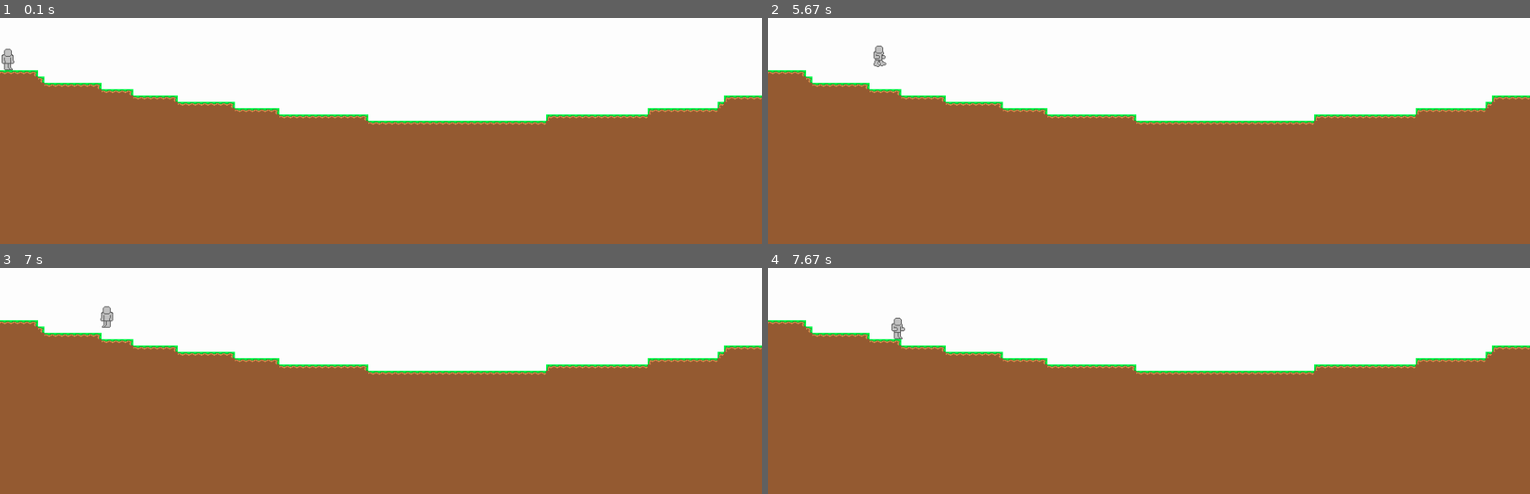
Above: before the commit, frames 1-4 (two rows, left to right).
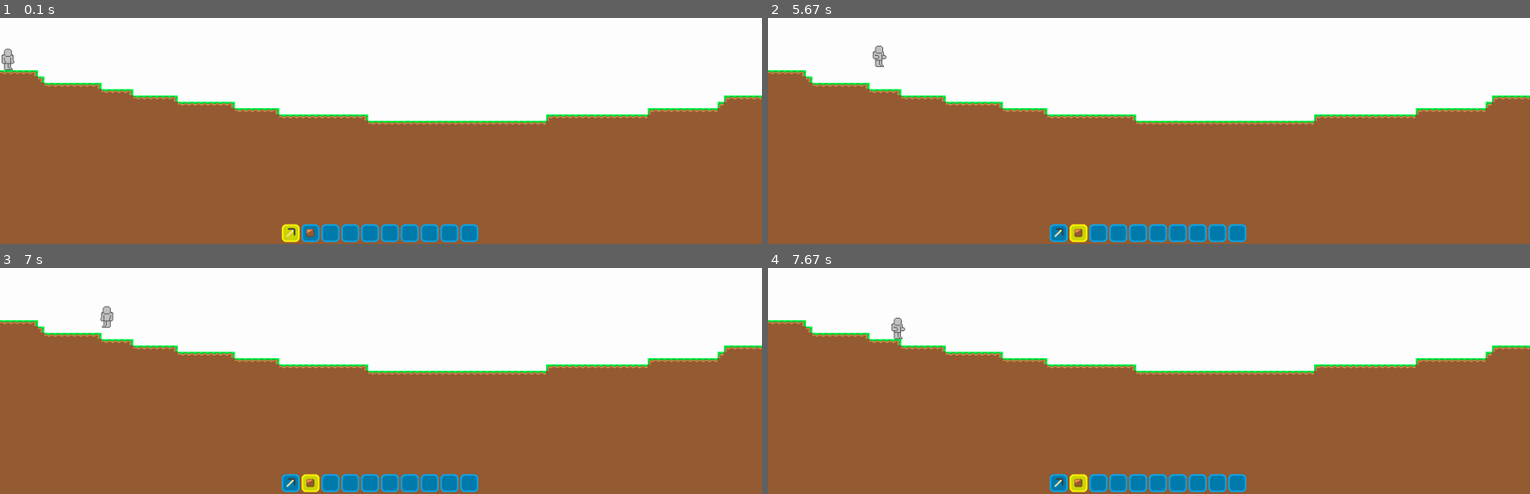
Above: after the commit, the same moments.

Repository: 48panda/pygame-al-game
Game: pygame game, started from main.py
The game is run twice, just before and just after one commit, with the same random seed, the same clock (stepped at 60 frames per second) and the same inputs.
Inputs (mouse positions are in pixels of both pictures, inside the frame that each line leads up to):
- Up to frame 1 (0.1 s): no input
- Up to frame 2 (5.67 s): hold D 0.33-0.8 s; hold W 0.83-1.13 s; hold D 1.17-1.63 s; hold A 1.67-2.2 s; click (1080, 232) at 2.72 s; hold W 3-3.37 s; hold D 3.4-4.03 s; hold A 4.07-4.53 s; hold D 4.57-5.03 s; hold W 5.07-5.37 s; hold D from 5.4 s (still down)
- Up to frame 3 (7 s): release D at 5.87 s; hold A 5.9-6.43 s; hold A 6.47-6.87 s; hold W from 6.9 s (still down)
- Up to frame 4 (7.67 s): release W at 7.27 s; hold D from 7.3 s (still down)

The runs differ from the first frame. In frame 1, 1.9% of the frame differs, in the area x 36-63%, y 91-100%; in frame 2, 1.9%, in the area x 13-63%, y 14-100%; in frame 3, 1.9%; in frame 4, 1.9%.

Commit message:
Mining away in my pygame-al-game world

Diff:
--- /dev/null
+++ b/engine/character.py
@@ -0,0 +1,85 @@
+import pygame
+import karas
+import math
+
+CHARACTER = pygame.image.load("assets/player/template.png")
+
+class placeholderSprite(pygame.sprite.Sprite):
+  def __init__(self, rect):
+    super().__init__()
+    self.rect = rect
+
+class Character(karas.sprite.Sprite):
+  bottomLeftAligned = True
+  spritesheet = True
+  spritewidth = 40
+  spriteheight = 56
+  num_sprites = 3
+  def __init__(self, world, *args, **kwargs):
+    self.world = world
+    super().__init__(*args, **kwargs)
+    self.x = 0
+    self.y = 40
+
+    self.fromSpriteSheet(pygame.transform.scale(CHARACTER, (CHARACTER.get_size()[0]*2, CHARACTER.get_size()[1]*2)))
+    self.vx = 0
+    self.vy = 0
+    self.jump = 0
+    self.flipped = True
+    self.walktimer = 0
+
+  def update(self, *args, **kwargs):
+    super().update(*args, **kwargs)
+    if self.jump > 0:
+      self.vy -= 0.7
+      self.jump -=1
+    new = self.rect
+    self.vy += 0.1
+    new.bottomleft = self.x * 16 - self.world.scrollx, self.y * 16 - self.world.scrolly
+    c = new.centerx
+    new.width = 26
+    new.centerx = c
+    new.left = (self.x + self.vx) * 16 - self.world.scrollx + 7
+    #new.left = max(new.left, 7)
+    if len(new.collidelistall(self.world.rects)) != 0:
+      for coll in new.collidelistall(self.world.rects):
+        block = self.world.rects[coll]
+        if self.vx > 0:
+          new.right = min(new.right, block.left)
+        elif self.vx < 0:
+          new.left = max(new.left, block.right)
+      self.vx = 0
+    new.bottom = (self.y + self.vy) * 16 - self.world.scrolly
+    if len(new.collidelistall(self.world.rects)) != 0:
+      for coll in new.collidelistall(self.world.rects):
+        block = self.world.rects[coll]
+        if self.vy > 0:
+          new.bottom = min(new.bottom, block.top)
+        else:
+          new.top = max(new.top, block.bottom)
+      self.vy = 0
+
+    d = new.center
+    new.width = 40
+    new.center = d
+    self.x = (new.left + self.world.scrollx) / 16
+    self.y = (new.bottom + self.world.scrolly) / 16
+
+
+    self.vx *= 0.7
+    self.vy *= 0.9
+    if abs(self.vx) < 0.01:
+      self.vx = 0
+    self.x = min(len(self.world.level[0]) - 1 - (self.spritewidth / 16), max(0, self.x))
+    self.world.update(self)
+    self.pos = self.x * 16 - self.world.scrollx, self.y * 16 - self.world.scrolly
+    if self.vx == 0:
+      self.setSprite(0, self.flipped)
+    if self.vx != 0:
+      if self.walktimer < 5:
+        self.setSprite(1, self.flipped)
+      else:
+        self.setSprite(2, self.flipped)
+      self.walktimer = (self.walktimer + 1) %10
+  def postupdate(self):
+    self.world.game.zoompos = self.rect.center
--- /dev/null
+++ b/engine/inventory.py
@@ -0,0 +1,45 @@
+import pygame
+import engine.items
+
+SLOT_SIZE = 45
+PADDED_SLOT_SIZE = 50
+SLOT_POSITIONS = [(1920//2-(5-i)*PADDED_SLOT_SIZE,1080-PADDED_SLOT_SIZE) for i in range(10)]
+SLOT_POSITIONS_CENTER = [(1920//2-(5-i)*PADDED_SLOT_SIZE + SLOT_SIZE/2,1080-PADDED_SLOT_SIZE + SLOT_SIZE/2) for i in range(10)]
+SLOT_RECTS = [pygame.Rect(pos[0], pos[1], SLOT_SIZE, SLOT_SIZE) for pos in SLOT_POSITIONS]
+
+SLOT = pygame.image.load("assets/gui/slot.png")
+SELECTED = pygame.image.load("assets/gui/selectedslot.png")
+
+class Inventory:
+  def __init__(self, items, player, game):
+    self.items = items + [0 for _ in range(10-len(items))]
+    self.player = player
+    self.game = game
+    self.hotbar_sprites = [engine.items.Item(SLOT_POSITIONS_CENTER[i]) for i in range(10)]
+    self.hotbar_group = pygame.sprite.Group(self.hotbar_sprites)
+    self.selected = 0
+    for i in self.hotbar_sprites:
+      i.setSprite(0)
+      i.update()
+  def get_slot(self, slot):
+    return self.items[slot]
+  def render(self):
+    for i, pos in enumerate(SLOT_POSITIONS):
+      if i == self.selected:
+        self.game.nozoom.blit(SELECTED, pos)
+      else:
+        self.game.nozoom.blit(SLOT, pos)
+    self.hotbar_group.draw(self.game.nozoom)
+  def update(self):
+    for i in range(10):
+      self.hotbar_sprites[i].setSprite(self.items[i])
+    self.hotbar_group.update()
+  def event(self, event):
+    if event.type == pygame.MOUSEBUTTONDOWN:
+      if event.button == 1:
+        for i, r in enumerate(SLOT_RECTS):
+          if r.collidepoint(event.pos):
+            self.selected = i
+            return True
+  def get_selected(self):
+    return self.items[self.selected]
--- /dev/null
+++ b/engine/items.py
@@ -0,0 +1,18 @@
+import karas
+import pygame
+
+ITEMS_IMG = pygame.image.load("assets/items/items.png")
+
+DIRT = 1
+WOODEN_PICKAXE = 2
+
+PICKAXES = [WOODEN_PICKAXE]
+
+class Item(karas.sprite.Sprite):
+  spritesheet = True
+  spritewidth = 32
+  spriteheight = 32
+  num_sprites = 3
+  def init(self, pos):
+    self.pos = pos
+    self.fromSpriteSheet(pygame.transform.scale(ITEMS_IMG, (ITEMS_IMG.get_size()[0]*2, ITEMS_IMG.get_size()[1]*2)))
--- a/engine/player.py
+++ b/engine/player.py
@@ -1,100 +1,15 @@
-import pygame
-import karas
-import math
+import engine.character
+import engine.inventory
+import engine.items
 
-PLAYER = pygame.image.load("assets/player/template.png")
-
-class placeholderSprite(pygame.sprite.Sprite):
-  def __init__(self, rect):
-    super().__init__()
-    self.rect = rect
-
-class Player(karas.sprite.Sprite):
-  bottomLeftAligned = True
-  spritesheet = True
-  spritewidth = 40
-  spriteheight = 56
-  num_sprites = 3
-  def init(self, world):
-
-    self.world = world
-    self.x = 0
-    self.y = 40
-
-    self.fromSpriteSheet(pygame.transform.scale(PLAYER, (PLAYER.get_size()[0]*2, PLAYER.get_size()[1]*2)))
-    self.vx = 0
-    self.vy = 0
-    self.jump = 0
-    self.flipped = True
-    self.walktimer = 0
-  #def getDirection(self, c, block):
-  #  changex = c[0] - self.rect.center[0]
-  #  changey = c[1] - self.rect.center[1]
-  #  if changey == 0:
-  #    if changex > 0:
-  #      return "+x"
-  #    return "-x"
-  #  if changex == 0:
-  #    if changey > 0:
-  #      return "+y"
-  #    return "-y"
-  #  if changex > 0:
-  #    if changey > 0:
-
-
-
-
-  def onupdate(self):
-    if self.jump > 0:
-      self.vy -= 0.7
-      self.jump -=1
-    new = self.rect
-    self.vy += 0.1
-    new.bottomleft = self.x * 16 - self.world.scrollx, self.y * 16 - self.world.scrolly
-    c = new.centerx
-    new.width = 26
-    new.centerx = c
-    new.left = (self.x + self.vx) * 16 - self.world.scrollx + 7
-    #new.left = max(new.left, 7)
-    if len(new.collidelistall(self.world.rects)) != 0:
-      for coll in new.collidelistall(self.world.rects):
-        block = self.world.rects[coll]
-        if self.vx > 0:
-          new.right = min(new.right, block.left)
-        elif self.vx < 0:
-          new.left = max(new.left, block.right)
-      self.vx = 0
-    new.bottom = (self.y + self.vy) * 16 - self.world.scrolly
-    if len(new.collidelistall(self.world.rects)) != 0:
-      for coll in new.collidelistall(self.world.rects):
-        block = self.world.rects[coll]
-        if self.vy > 0:
-          new.bottom = min(new.bottom, block.top)
-        else:
-          new.top = max(new.top, block.bottom)
-      self.vy = 0
-
-    d = new.center
-    new.width = 40
-    new.center = d
-    self.x = (new.left + self.world.scrollx) / 16
-    self.y = (new.bottom + self.world.scrolly) / 16
-
-
-    self.vx *= 0.7
-    self.vy *= 0.9
-    if abs(self.vx) < 0.01:
-      self.vx = 0
-    self.x = min(len(self.world.level[0]) - 1 - (self.spritewidth / 16), max(0, self.x))
-    self.world.update(self)
-    self.pos = self.x * 16 - self.world.scrollx, self.y * 16 - self.world.scrolly
-    if self.vx == 0:
-      self.setSprite(0, self.flipped)
-    if self.vx != 0:
-      if self.walktimer < 5:
-        self.setSprite(1, self.flipped)
-      else:
-        self.setSprite(2, self.flipped)
-      self.walktimer = (self.walktimer + 1) %10
-  def postupdate(self):
-    self.world.game.zoompos = self.rect.center
+class Player(engine.character.Character):
+  def init(self):
+    self.inventory = engine.inventory.Inventory([engine.items.WOODEN_PICKAXE, engine.items.DIRT], self, self.world.game)
+  def render(self):
+    self.inventory.render()
+  def update(self):
+    super().update()
+    self.inventory.update()
+  def event(self, event):
+    if self.inventory.event(event): return True
+    return False
--- a/engine/world.py
+++ b/engine/world.py
@@ -42,6 +42,9 @@
     pygame.quit()
     im.show()
 
+  def assign_player(self, player):
+    self.player = player
+
   def render(self):
     self.rects = []
     tile_x = self.scrollx//16
@@ -49,7 +52,6 @@
     offset_x = -(self.scrollx%16)
     offset_y = -(self.scrolly%16)
     mouseScaledDown = self.game.unzoompoint(*pygame.mouse.get_pos())
-    print(pygame.mouse.get_pos(), mouseScaledDown, self.game.zoomamount, self.game.actualzoom)
     for x in range(121):
       if x + tile_x < 0:
         continue
@@ -83,3 +85,19 @@
     self.scrollx = -960 + int(player.x * 16)
     self.scrollx = max(0, self.scrollx)
     self.scrollx = min((len(self.level[0]) - 1) * 16 - 1920, self.scrollx)
+
+  def event(self, event):
+    if event.type == pygame.MOUSEBUTTONDOWN:
+      if event.button == 1:
+        tile_x = self.scrollx//16
+        tile_y = self.scrolly//16
+        offset_x = -(self.scrollx%16)
+        offset_y = -(self.scrolly%16)
+        blockx, blocky = self.game.unzoompoint(*event.pos)
+        clickx = int((blockx - offset_x) // 16 + tile_x)
+        clicky = int((blocky - offset_y) // 16 + tile_y)
+        if self.player.inventory.get_selected() in engine.items.PICKAXES:
+          print(clickx, clicky)
+          self.level[clicky][clickx] = 0
+        if self.player.inventory.get_selected() == engine.items.DIRT:
+          self.level[clicky][clickx] = 1
--- a/karas/game.py
+++ b/karas/game.py
@@ -20,7 +20,6 @@
     self.zoompos = (1920//2, 1080//2)
     self.zoomamount = 1
     self.actualzoom = (0,0)
-    print("START")
 
   def triggerevent(self, event, *args, **kwargs):
     if not event in self.keybinds:
@@ -82,7 +81,7 @@
       area.right = 1920*self.zoomamount
     self.actualzoom = area.topleft
     self.game.blit(zoomed, (0,0), area=area)
-    #self.game.blit(self.nozoom, (0,0))
+    self.game.blit(self.nozoom, (0,0))
     pygame.display.update()
 
   def unzoompoint(self, x, y):
--- a/karas/sprite.py
+++ b/karas/sprite.py
@@ -16,6 +16,8 @@
     self.hoverim = pygame.Surface([self.width, self.height])
     self.pos = 0, 0
     self.init(*args, **kwargs)
+    if self.spritesheet:
+      self.flipped = False
 
   def fromSpriteSheet(self, sheet):
     sprites = []
@@ -27,13 +29,15 @@
     self.flippedsprites = [pygame.transform.flip(i, True, False) for i in sprites]
 
   def setSprite(self, num, flipped = False):
+    print(num, self)
     if not flipped:
       self.im = self.sprites[num]
     else:
       self.im = self.flippedsprites[num]
   def postupdate(self):
     pass
-
+  def init(self):
+    pass
 
   def update(self, *args, **kwargs):
     self.rect = self.im.get_rect()
--- a/menu.py
+++ b/menu.py
@@ -13,6 +13,7 @@
   x = 0
 
   player = engine.player.Player(world)
+  world.assign_player(player)
   players = pygame.sprite.Group()
   players.add(player)
 
@@ -29,6 +30,7 @@
 
     world.render()
     players.draw(game.zoom)
+    player.render()
 
     pressed = pygame.key.get_pressed()
     if pressed[pygame.K_a]:
@@ -40,6 +42,8 @@
     if pressed[pygame.K_w] and player.vy == 0:
       player.jump = 2
     #buttons.draw(game.game)
-    game.events()
+    for event in game.get_events():
+      if player.event(event): continue
+      if world.event(event): continue
     game.render()
     clock.tick(30)
Binary file added: assets/gui/selectedslot.png
Binary file added: assets/gui/slot.png
Binary file added: assets/items/items.png
Not shown, added: assets/items/items.pdn
